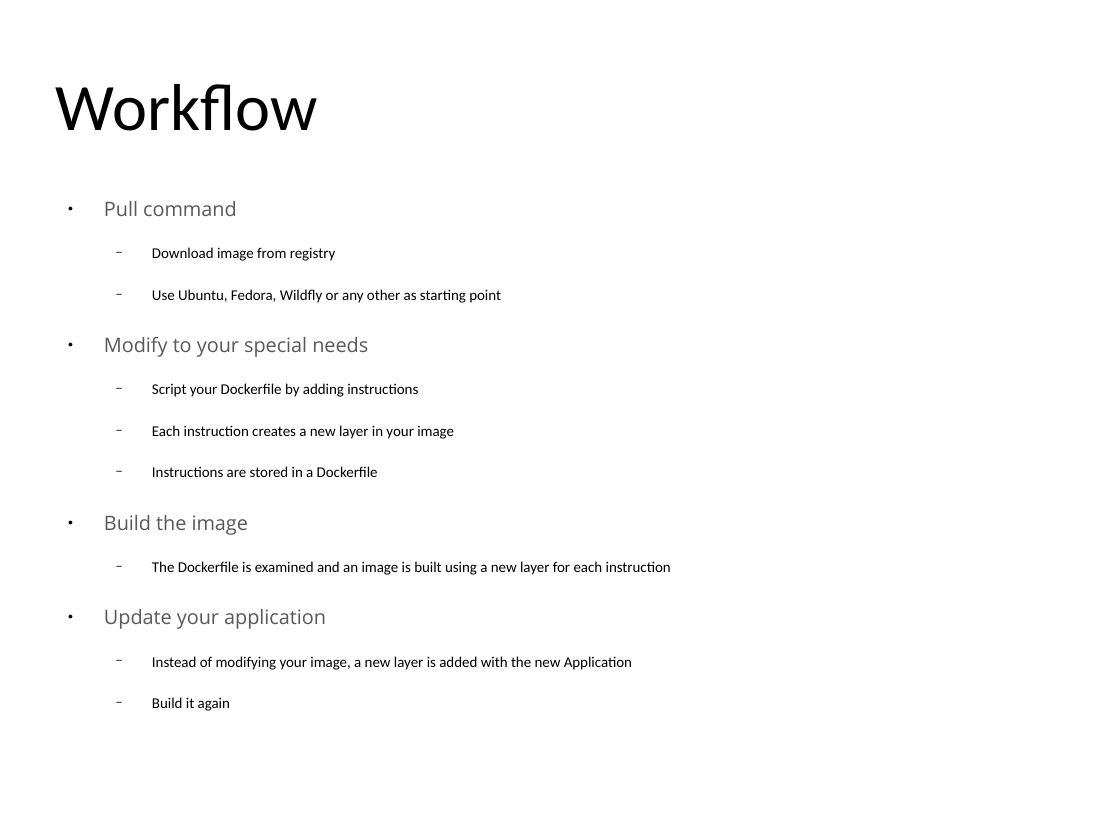
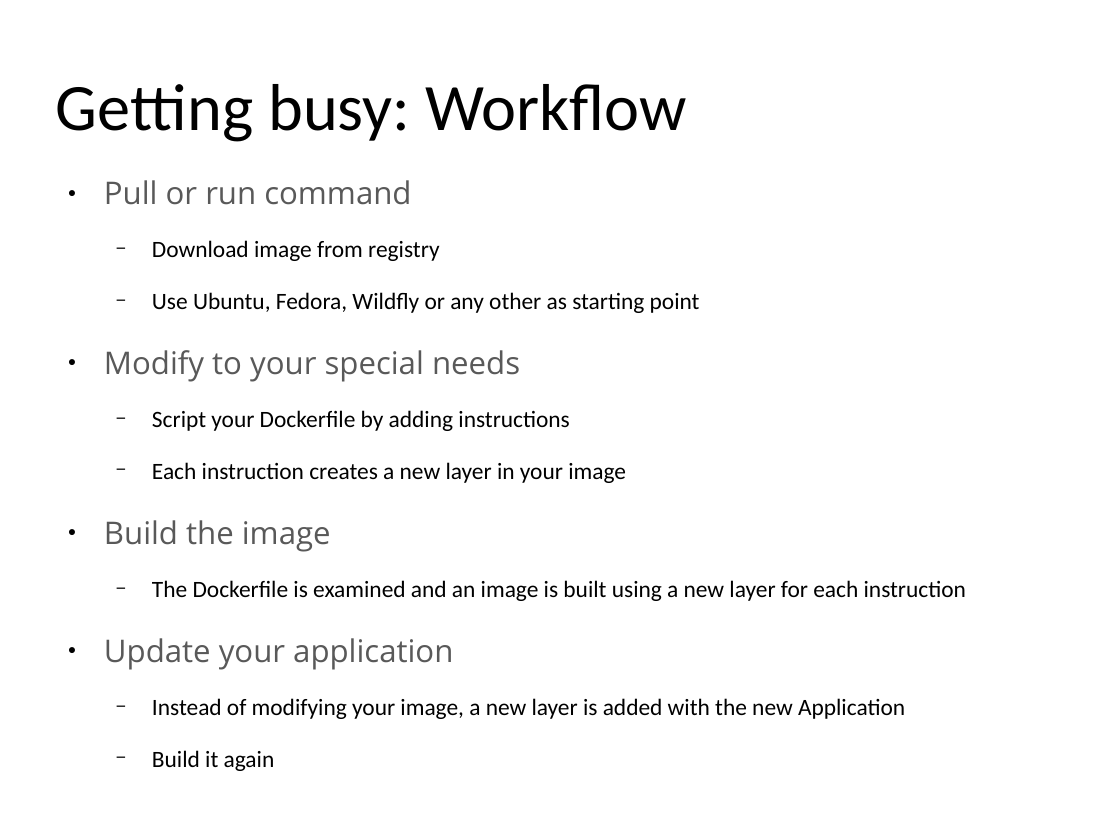
Before and after one commit to yeronimuz/gossip, a slide deck: slide 17 of presentation/docker_for_java_v1.0.odp (slide 14 before the commit). Drawn at 1120x840 pixels with LibreOffice and Linux fonts; fonts in the diff are those of the drawing; background and template pictures are left out. Boxes give left, top, right and bottom in pixels: in the first picture for what was removed or moved away, otherwise in the second. Text is boxed around its words. In the diff, an @@ line names an element or a change of style, - is before the commit and + after.

Commit message:
Add docker file for gossip-backend

```diff
--- a/presentation/docker_for_java_v1.0.odp
+++ b/presentation/docker_for_java_v1.0.odp
@@ title at (56, 84, 687, 142): text changed @@
-Workflow
+Getting busy: Workflow
@@ text "Pull or run command": place and size @@
-text "Pull or run command" at (104, 201, 671, 670)
+text "Pull or run command" at (104, 180, 966, 719)
@@ text at (104, 180, 411, 205): text changed; size 14.1 to 22.1 pt @@
-● Pull command
+● Pull or run command
@@ text at (104, 240, 966, 719): size 10.6 to 16.6 pt in "Download image from registry", "Use Ubuntu, Fedora, Wildfly or any other ...", "Script your Dockerfile by adding instructions", "Each instruction creates a new layer in ..." and 3 more places; size 14.1 to 22.1 pt in "Modify to your special needs", "Build the image", "Update your application" @@
@@ text at (152, 466, 378, 477): paragraph removed @@
-  − Instructions are stored in a Dockerfile
```
Also in this commit, not shown: 6 other slides changed, 2 slides added, 2 slides removed, 2 other files.
